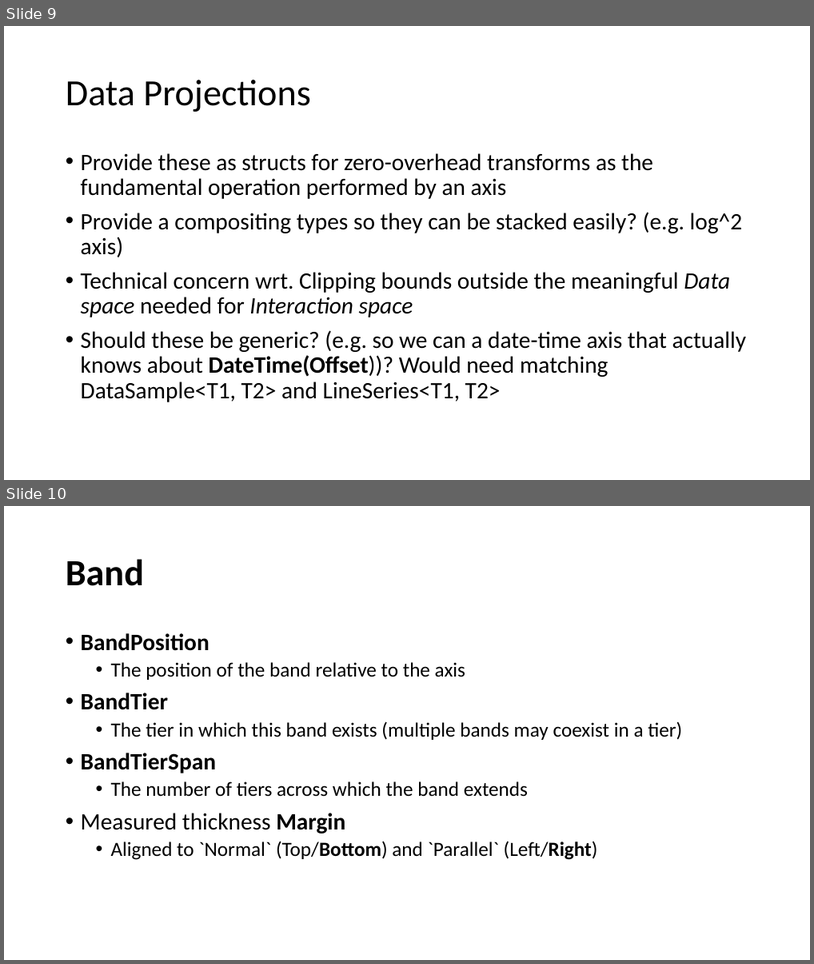
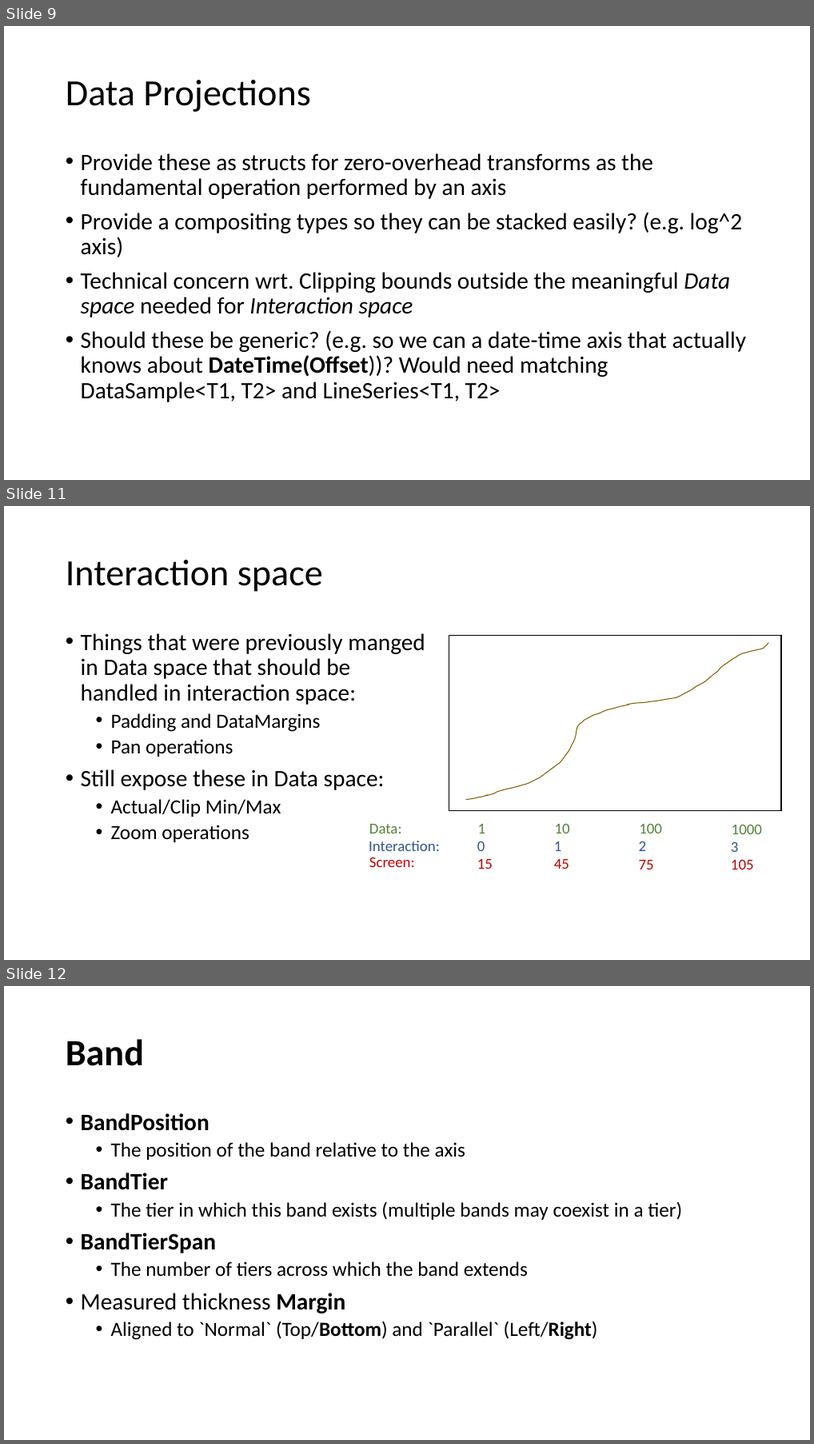
Before and after one commit to VisualMelon/oxyplot, a slide deck: Source/OxyPlot/Axes/ComposableAxis/Composable Axis.pptx. Shown one above the other, each under a label of ours: slides 9 and 10 before the commit, slides 9, 11 and 12 after it; the slides between them are not shown. The pictures are 814x964 and 814x1444 pixels, drawn with LibreOffice and Linux fonts; fonts in the diff are those of the drawing. Boxes give left, top, right and bottom in pixels: in the first picture for what was removed or moved away, otherwise in the second. Text is boxed around its words. In the diff, an @@ line names an element or a change of style, - is before the commit and + after.

```diff
--- a/Source/OxyPlot/Axes/ComposableAxis/Composable Axis.pptx
+++ b/Source/OxyPlot/Axes/ComposableAxis/Composable Axis.pptx
@@ slide 11 added at (4,506,810,960), background #FFFFFF @@
@@ title added at (66,560,323,592), 44 pt, text #000000 @@
+Interaction space
@@ text added at (81,633,426,842), 28 pt, text #000000 @@
+• Things that were previously manged in Data space that should be handled in interaction space:
+  • Padding and DataMargins
+  • Pan operations
+• Still expose these in Data space:
+  • Actual/Clip Min/Max
+  • Zoom operations
@@ rectangle added at (450,636,782,810), fill #FFFFFF, outline #000000 1 pt @@
@@ freeform shape added at (466,643,770,800), outline #806000 1 pt @@
@@ text added at (369,840,440,851), 18 pt, text #2F5597 @@
+Interaction:
@@ text added at (370,824,402,833), 18 pt, text #548235 @@
+Data:
@@ text added at (478,840,486,851), 18 pt, text #2F5597 @@
+0
@@ text added at (478,824,486,833), 18 pt, text #548235 @@
+1
@@ text added at (554,841,562,851), 18 pt, text #2F5597 @@
+1
@@ text added at (555,823,570,833), 18 pt, text #548235 @@
+10
@@ text added at (639,823,662,833), 18 pt, text #548235 @@
+100
@@ text added at (639,840,647,851), 18 pt, text #2F5597 @@
+2
@@ text added at (731,841,739,852), 18 pt, text #2F5597 @@
+3
@@ text added at (732,824,762,834), 18 pt, text #548235 @@
+1000
@@ text added at (370,856,415,867), 18 pt, text #C00000 @@
+Screen:
@@ text added at (478,858,493,868), 18 pt, text #C00000 @@
+15
@@ text added at (554,859,570,868), 18 pt, text #C00000 @@
+45
@@ text added at (639,860,654,869), 18 pt, text #C00000 @@
+75
@@ text added at (731,859,754,869), 18 pt, text #C00000 @@
+105
@@ what was slide 10 is now slide 12 @@
```
Also in this commit, not shown: 1 other slide added.
